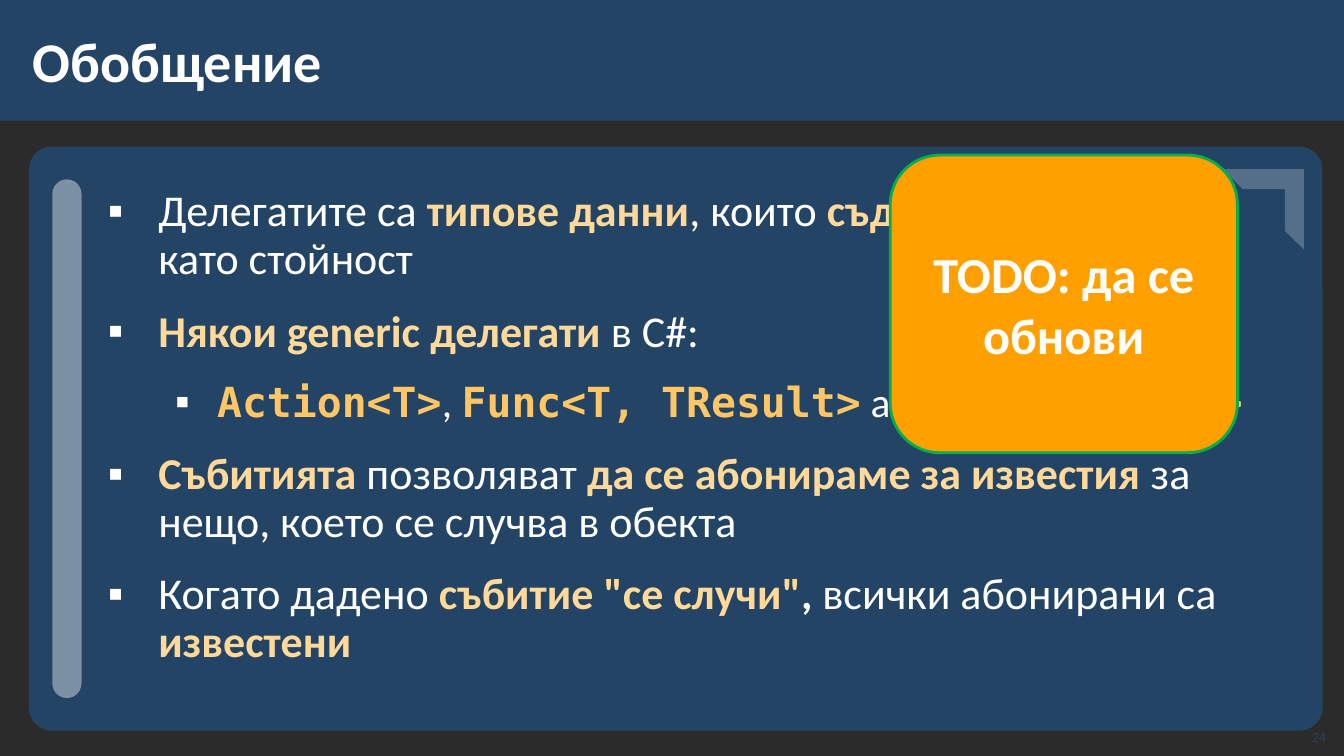
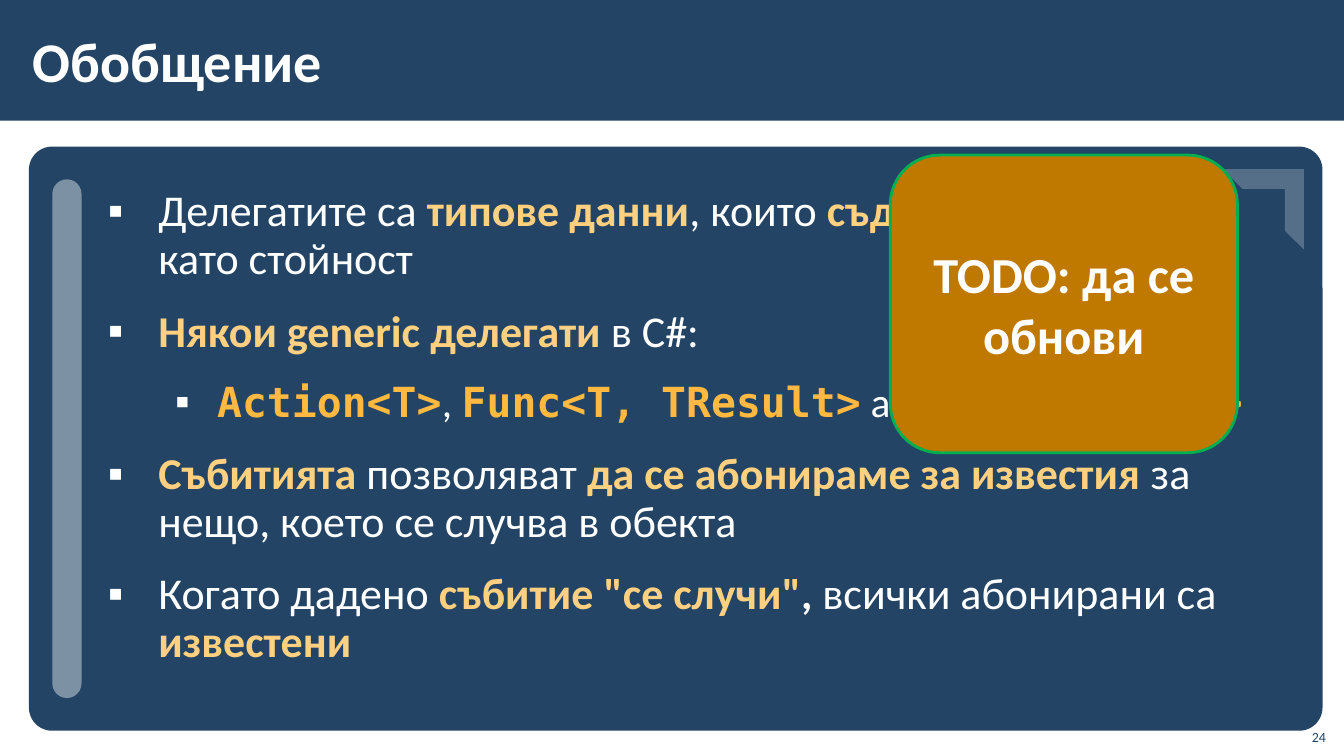
Before and after one commit to BG-IT-Edu/School-Programming, a slide deck: slide 24 of Courses/Software-Sciences/Module-1-OOP/12.2-Delegates-and-Events-Advanced/12.2-Delegates-and-Events-Advanced.pptx. Drawn at 1344x756 pixels with LibreOffice and Linux fonts; fonts in the diff are those of the drawing; background and template pictures are left out; a plain dark background stands for a picture behind light text. Boxes give left, top, right and bottom in pixels: in the first picture for what was removed or moved away, otherwise in the second. Text is boxed around its words. In the diff, an @@ line names an element or a change of style, - is before the commit and + after.

```diff
--- a/Courses/Software-Sciences/Module-1-OOP/12.2-Delegates-and-Events-Advanced/12.2-Delegates-and-Events-Advanced.pptx
+++ b/Courses/Software-Sciences/Module-1-OOP/12.2-Delegates-and-Events-Advanced/12.2-Delegates-and-Events-Advanced.pptx
@@ background picture (left out) to #FFFFFF @@
@@ rounded rectangle "TODO: да се обнови" at <box>890,155,1237,453</box>: fill #FFA000 to #BF7800 @@
@@ text "Делегатите са типове данни, които ..." at <box>158,190,1243,658</box>: text colour #FFD999 to #FFD07F in "типове данни, съдържат методи", "Някои generic делегати", "Събитията да се абонираме за известия", "събитие "се случи", известени"; text colour #FFC666 to #FFB840 in "Action<T>, Func<T, TResult> Predicate<T>" @@
```
Also in this commit, not shown: 21 other slides changed, 3 slides added, 3 slides removed, 1 other file.
